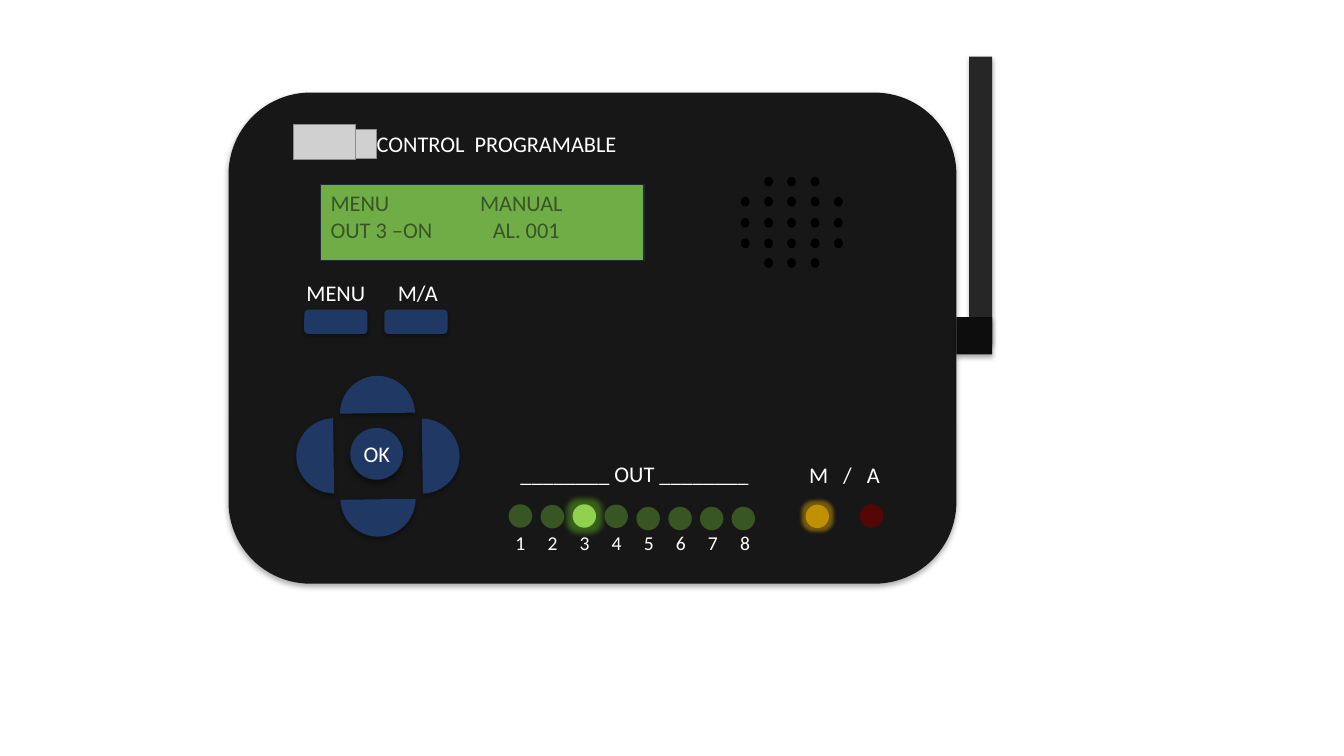
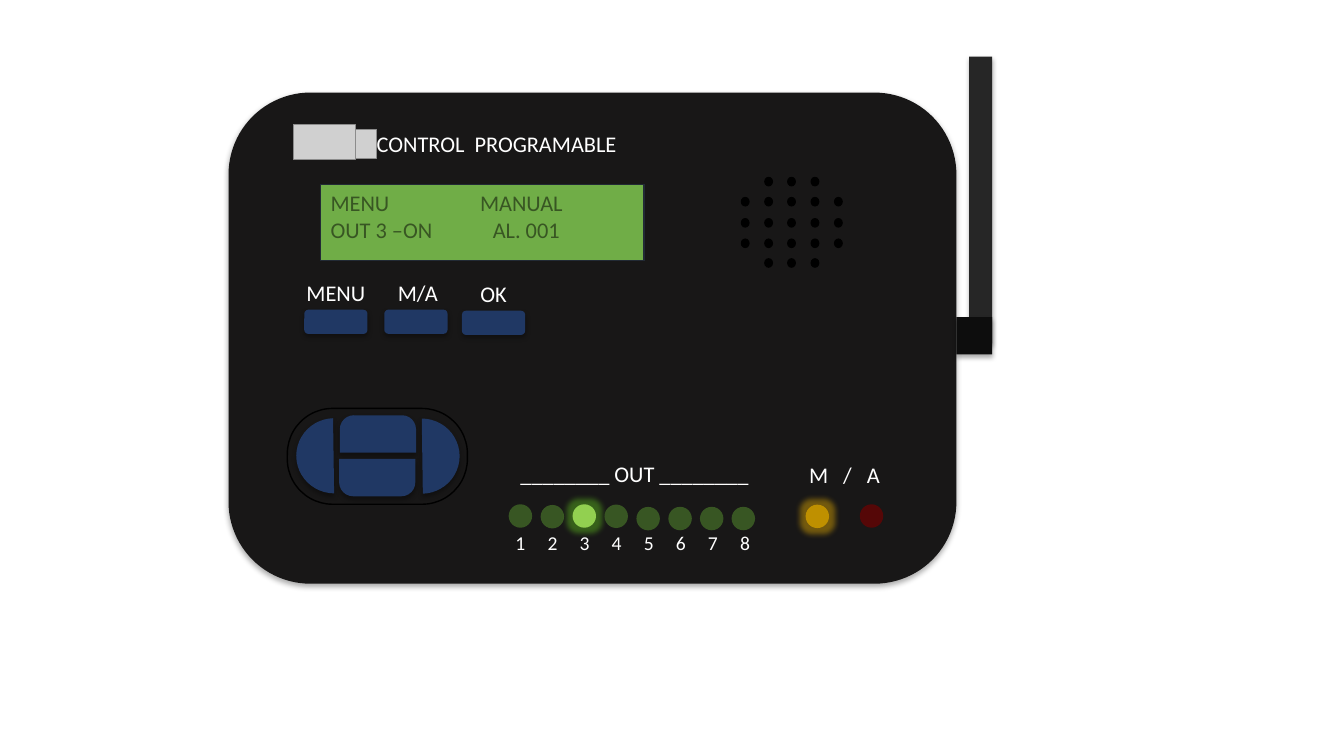
Before and after one commit to jhonalexrl/SensorActuadorInvernadero, a slide deck: slide 1 of CONTROL INV.pptx. Drawn at 1344x756 pixels with LibreOffice and Linux fonts; fonts in the diff are those of the drawing; grey boxes stand for pictures. Boxes give left, top, right and bottom in pixels: in the first picture for what was removed or moved away, otherwise in the second. Text is boxed around its words. In the diff, an @@ line names an element or a change of style, - is before the commit and + after.

```diff
--- a/CONTROL INV.pptx
+++ b/CONTROL INV.pptx
@@ text "OK": place and size @@
-text "OK" at <box>364,447,390,462</box>
+text "OK" at <box>480,287,506,302</box>
@@ rounded rectangle added at <box>462,311,525,335</box>, fill #203864 @@
@@ chord (boxed as its full ellipse) removed at <box>340,376,416,452</box> @@
@@ rounded rectangle added at <box>287,408,468,504</box>, outline #000000 1 pt @@
@@ round same rect added at <box>340,415,416,453</box>, fill #203864 @@
@@ ellipse removed at <box>350,429,402,480</box> @@
@@ round same rect added at <box>339,459,415,496</box>, fill #203864 @@
@@ chord (boxed as its full ellipse) removed at <box>340,460,416,537</box> @@
```
Also in this commit, not shown: 2 other slides changed.
